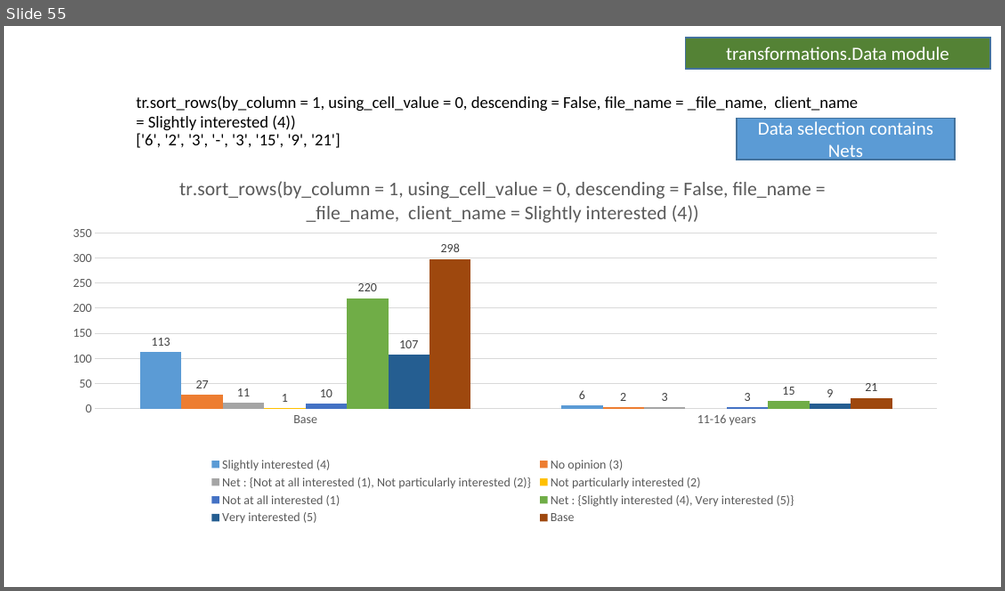
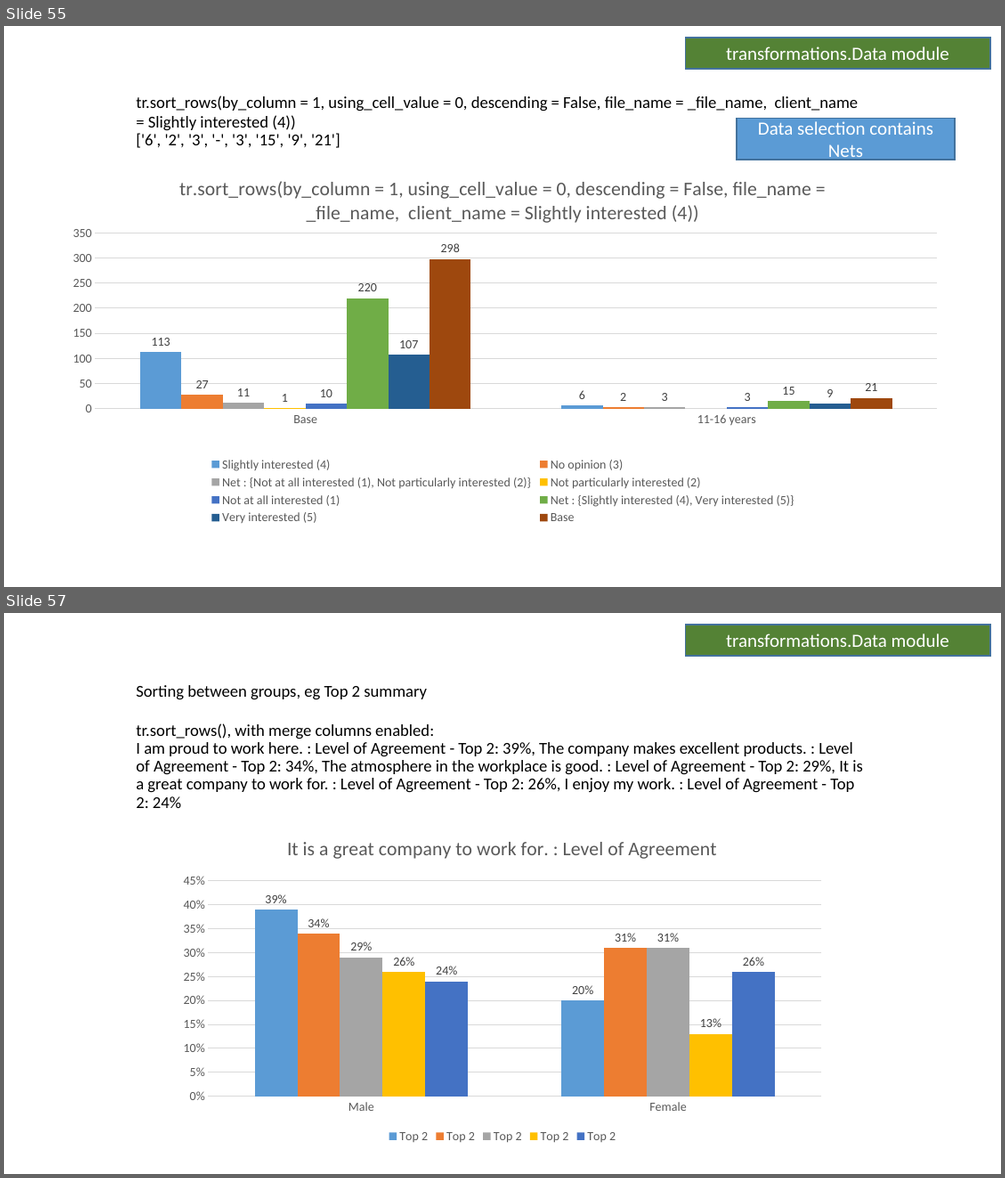
Before and after one commit to Collette-Curson/forgetdata_Slides_modules, a slide deck: Scripts/test_manual_transformations_known_good_results.pptx. Shown one above the other, each under a label of ours: slide 55 before the commit, slides 55 and 57 after it; the slides between them are not shown. The pictures are 1005x591 and 1005x1178 pixels, drawn with LibreOffice and Linux fonts; fonts in the diff are those of the drawing. Boxes give left, top, right and bottom in pixels: in the first picture for what was removed or moved away, otherwise in the second. Text is boxed around its words. In the diff, an @@ line names an element or a change of style, - is before the commit and + after.

Commit message:
Update to include additional sorting examples with selections from multiple tables

```diff
--- a/Scripts/test_manual_transformations_known_good_results.pptx
+++ b/Scripts/test_manual_transformations_known_good_results.pptx
@@ slide 57 added at (4, 613, 1001, 1174), background #FFFFFF @@
@@ rectangle added at (685, 625, 990, 656), fill #548235, outline #43739E 1 pt, 18 pt, text #FFFFFF @@
+transformations.Data module
@@ title added at (136, 685, 863, 808), 16 pt, text #000000 @@
+Sorting between groups, eg Top 2 summary
+tr.sort_rows(), with merge columns enabled:
+I am proud to work here. : Level of Agreement - Top 2: 39%, The company makes excellent products. : Level of Agreement - Top 2: 34%, The atmosphere in the workplace is good. : Level of Agreement - Top 2: 29%, It is a great company to work for. : Level of Agreement - Top 2: 26%, I enjoy my work. : Level of Agreement - Top 2: 24%
@@ column chart added at (170, 821, 834, 1147) @@
+title "It is a great company to work for. : Level of Agreement "
+categories: Male, Female
+Top 2: 0.39, 0.2
+Top 2: 0.34, 0.31
+Top 2: 0.29, 0.31
+Top 2: 0.26, 0.13
+Top 2: 0.24, 0.26
```
Also in this commit, not shown: 1 slide changed, 5 other slides added.
